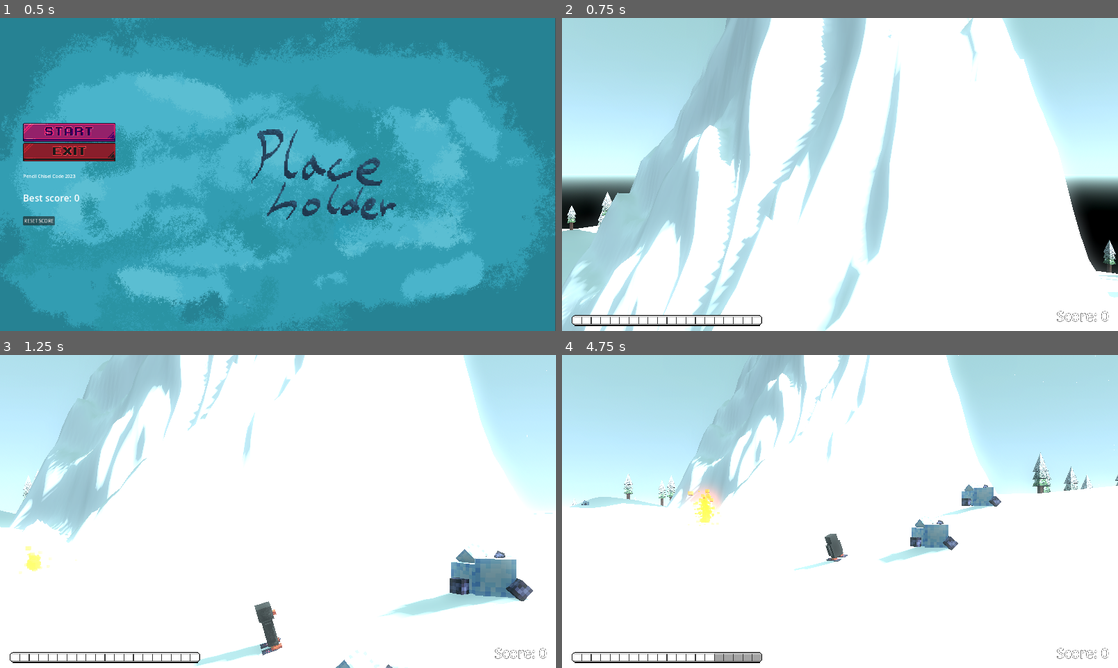
Above: before the commit, frames 1-4 (two rows, left to right).
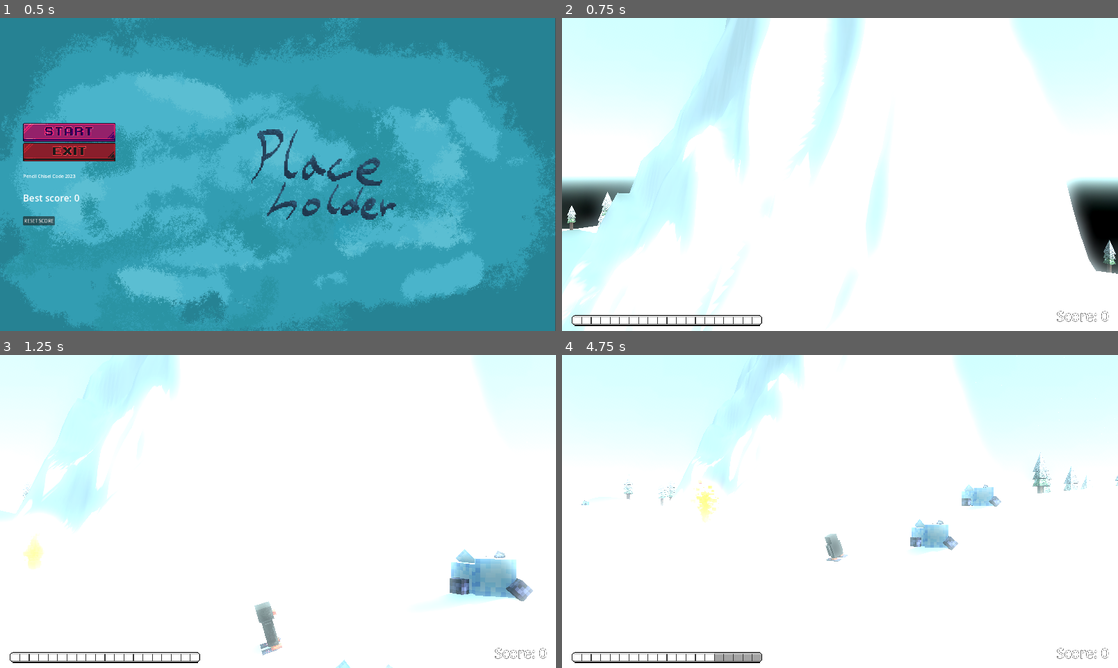
Above: after the commit, the same moments.

Repository: CodingBigTime/pencil-chisel-code-2023
Game: Godot game, scene res://scenes/ui/main_menu.tscn
Same seed, same stepped clock (60 frames per second), same inputs: the game is played once before the commit and once after it.
Inputs (mouse positions are in pixels of both pictures, inside the frame that each line leads up to):
- Up to frame 1 (0.5 s): no input
- Up to frame 2 (0.75 s): click (628, 133) at 0.5 s
- Up to frame 3 (1.25 s): no input
- Up to frame 4 (4.75 s): hold D (right) 1.28-2.03 s; tap Space (boost) every 0.75 s from 1.35 to 4.35 s; hold A (left) 2.03-2.78 s; hold D (right) 2.78-4.28 s; hold A (left) from 4.28 s (still down)

Frame 1 is identical in both runs. In frame 2, 39% of the frame differs, in the area x 0-100%, y 0-100%; in frame 3, 22%; in frame 4, 31%.

Commit message:
Add glacier explosion and update other effects

Diff:
--- a/actors/enemy.tscn
+++ b/actors/enemy.tscn
@@ -65,6 +65,7 @@
 amount = 300
 explosiveness = 0.1
 randomness = 1.0
+visibility_aabb = AABB(-40, -40, -40, 80, 80, 80)
 process_material = SubResource("ParticleProcessMaterial_xy2ev")
 draw_pass_1 = SubResource("BoxMesh_6o4fx")
 
@@ -73,5 +74,6 @@
 lifetime = 0.3
 explosiveness = 0.5
 randomness = 1.0
+visibility_aabb = AABB(-40, -40, -40, 80, 80, 80)
 process_material = SubResource("ParticleProcessMaterial_7egev")
 draw_pass_1 = SubResource("BoxMesh_r600b")
--- a/actors/player.tscn
+++ b/actors/player.tscn
@@ -19,7 +19,6 @@
 contact_monitor = true
 can_sleep = false
 script = ExtResource("1_fkmfk")
-starting_boost_count = null
 
 [node name="Area3D" type="Area3D" parent="."]
 
--- a/objects/glacier.gd
+++ b/objects/glacier.gd
@@ -3,6 +3,7 @@
 signal enemy_killed
 
 var launched = false
+var ice_explosion = preload("res://objects/icexplosion.tscn")
 
 
 func _ready():
@@ -46,6 +47,9 @@
 
 
 func explode():
+	var explosion = ice_explosion.instantiate()
+	explosion.position = position
+	get_parent().add_child(explosion)
 	var overlapping_bodies = $Area3D.get_overlapping_bodies()
 	for body in overlapping_bodies:
 		if body.is_in_group("player"):
--- /dev/null
+++ b/objects/icexplosion.tscn
@@ -0,0 +1,32 @@
+[gd_scene load_steps=4 format=3 uid="uid://cabgylq30hwy5"]
+
+[sub_resource type="ParticleProcessMaterial" id="ParticleProcessMaterial_x2840"]
+direction = Vector3(0, 10, 0)
+gravity = Vector3(0, -24, 0)
+initial_velocity_min = 32.0
+initial_velocity_max = 32.0
+scale_min = 0.2
+scale_max = 2.4
+collision_mode = 1
+collision_friction = 0.3
+collision_bounce = 0.2
+
+[sub_resource type="StandardMaterial3D" id="StandardMaterial3D_g0iiy"]
+transparency = 1
+albedo_color = Color(0.5, 1.6, 5, 0.6)
+
+[sub_resource type="BoxMesh" id="BoxMesh_osw4s"]
+material = SubResource("StandardMaterial3D_g0iiy")
+size = Vector3(0.5, 0.5, 0.5)
+
+[node name="icexplosion" type="GPUParticles3D"]
+emitting = false
+amount = 80
+lifetime = 4.0
+one_shot = true
+speed_scale = 2.0
+explosiveness = 1.0
+randomness = 1.0
+visibility_aabb = AABB(-400, -400, -400, 800, 800, 800)
+process_material = SubResource("ParticleProcessMaterial_x2840")
+draw_pass_1 = SubResource("BoxMesh_osw4s")
--- a/scenes/main.tscn
+++ b/scenes/main.tscn
@@ -42,10 +42,13 @@
 background_mode = 2
 sky = SubResource("Sky_oy1ne")
 glow_enabled = true
+glow_intensity = 1.8
+glow_strength = 0.9
 glow_bloom = 0.4
+glow_blend_mode = 1
 glow_hdr_threshold = 1.2
 volumetric_fog_enabled = true
-volumetric_fog_length = 54.0
+volumetric_fog_albedo = Color(0.301961, 0.301961, 0.301961, 1)
 
 [sub_resource type="ParticleProcessMaterial" id="ParticleProcessMaterial_bgh5k"]
 lifetime_randomness = 0.2
@@ -111,12 +114,13 @@
 
 [node name="GPUParticles3D" type="GPUParticles3D" parent="."]
 transform = Transform3D(1, 6.09248e-10, -6.98492e-10, 1.16756e-10, 1, 2.91038e-10, 0, -6.40284e-10, 1, 0.160883, 112.815, -0.0853859)
-amount = 20000
+amount = 40000
 lifetime = 3.0
 speed_scale = 0.75
 randomness = 0.71
 visibility_aabb = AABB(-200, -200, -200, 400, 400, 400)
 trail_enabled = true
+trail_lifetime = 0.1
 process_material = SubResource("ParticleProcessMaterial_bgh5k")
 draw_pass_1 = SubResource("RibbonTrailMesh_a8buv")
 
